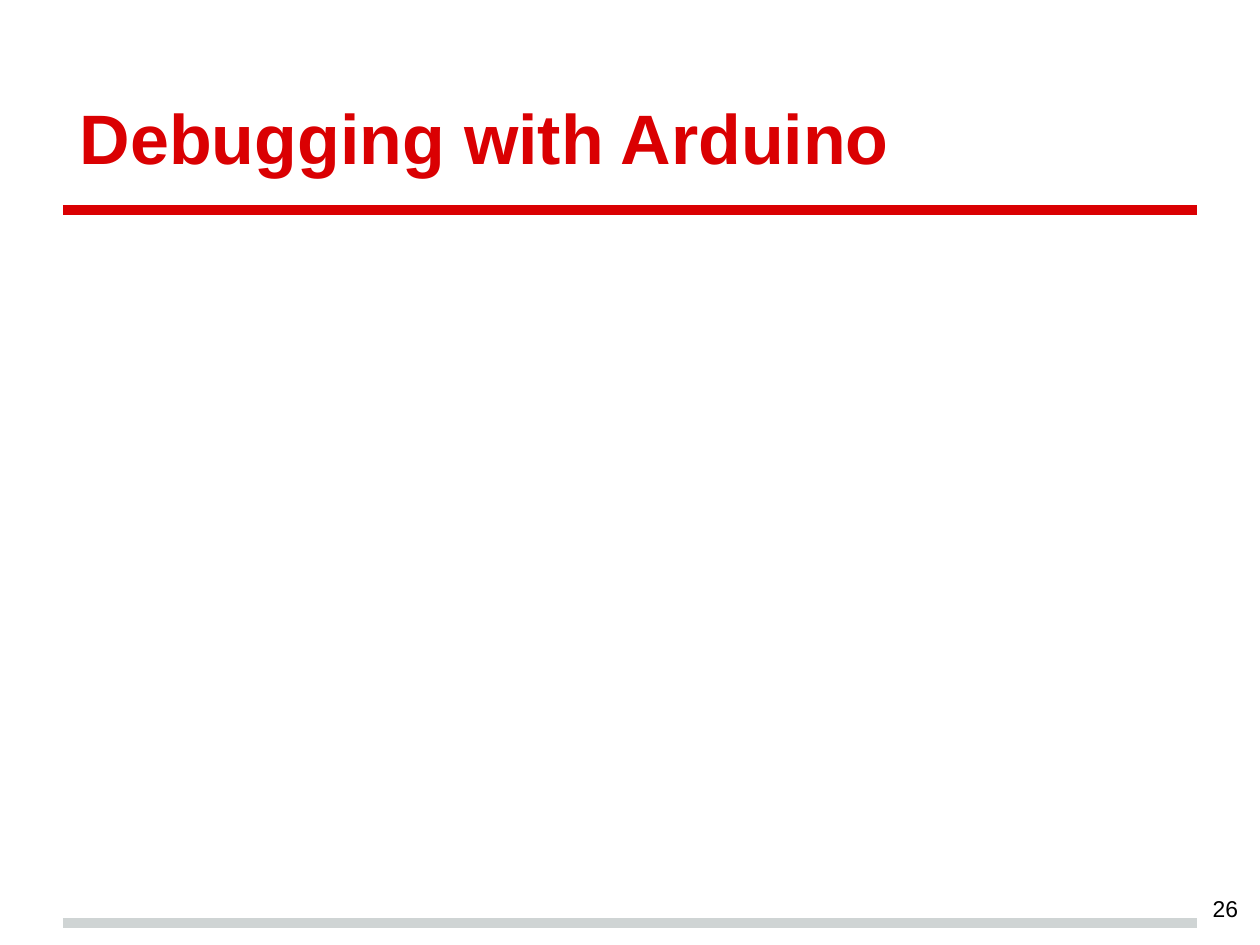
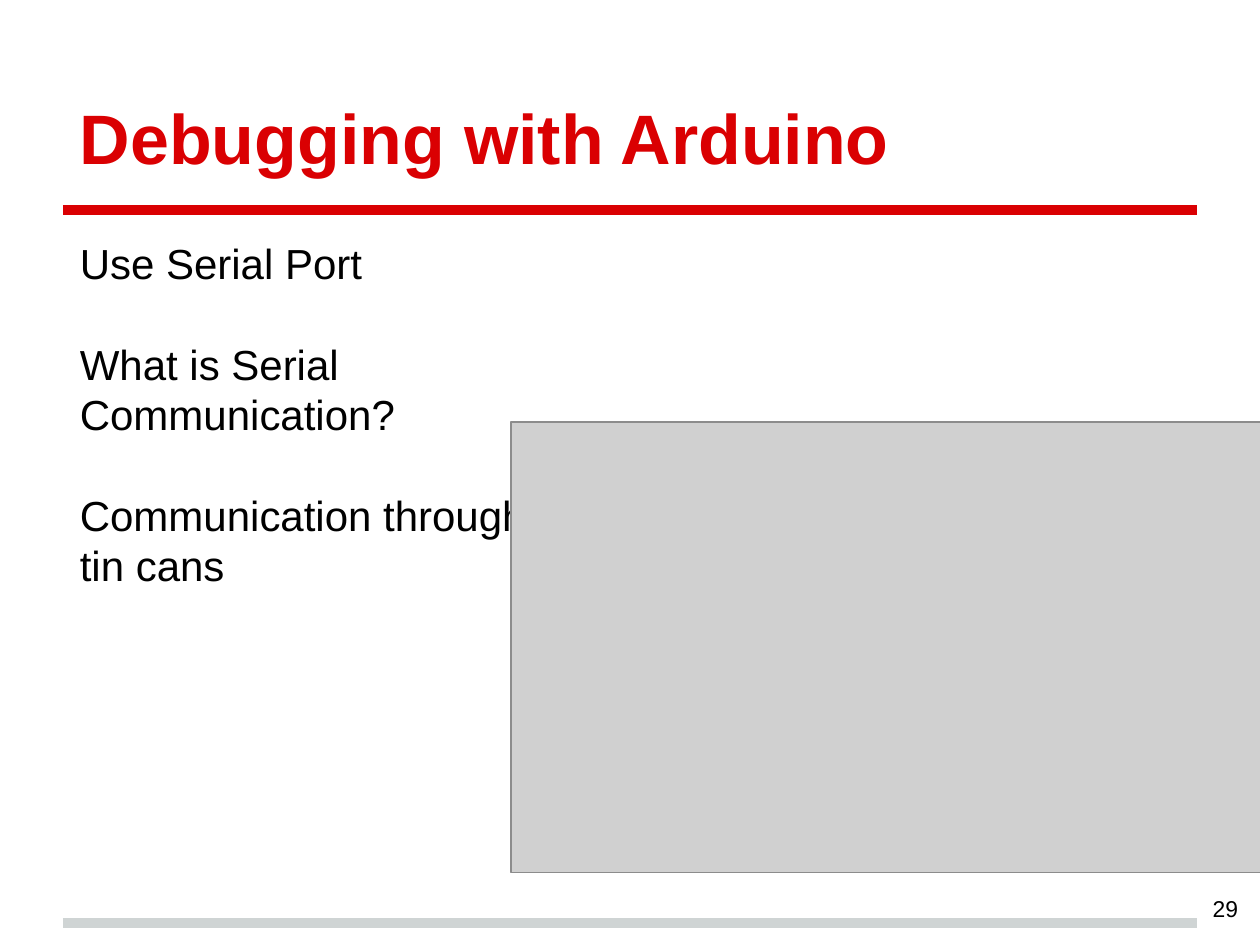
Before and after one commit to crgallac/Course, a slide deck: slide 29 of CourseHaplet.pptx (slide 26 before the commit). Drawn at 1260x945 pixels with LibreOffice and Linux fonts; fonts in the diff are those of the drawing; grey boxes stand for pictures. Boxes give left, top, right and bottom in pixels: in the first picture for what was removed or moved away, otherwise in the second. Text is boxed around its words. In the diff, an @@ line names an element or a change of style, - is before the commit and + after.

```diff
--- a/CourseHaplet.pptx
+++ b/CourseHaplet.pptx
@@ text added at <box>80,248,525,582</box>, 18 pt, text #000000 @@
+Use Serial Port
+What is Serial Communication?
+Communication through the tin cans
@@ picture added at <box>511,422,1260,872</box> @@
@@ page number at <box>1213,901,1238,918</box>: text changed @@
-26
+29
```
Also in this commit, not shown: 9 other slides changed, 12 slides added, 2 slides removed, 6 other files.
